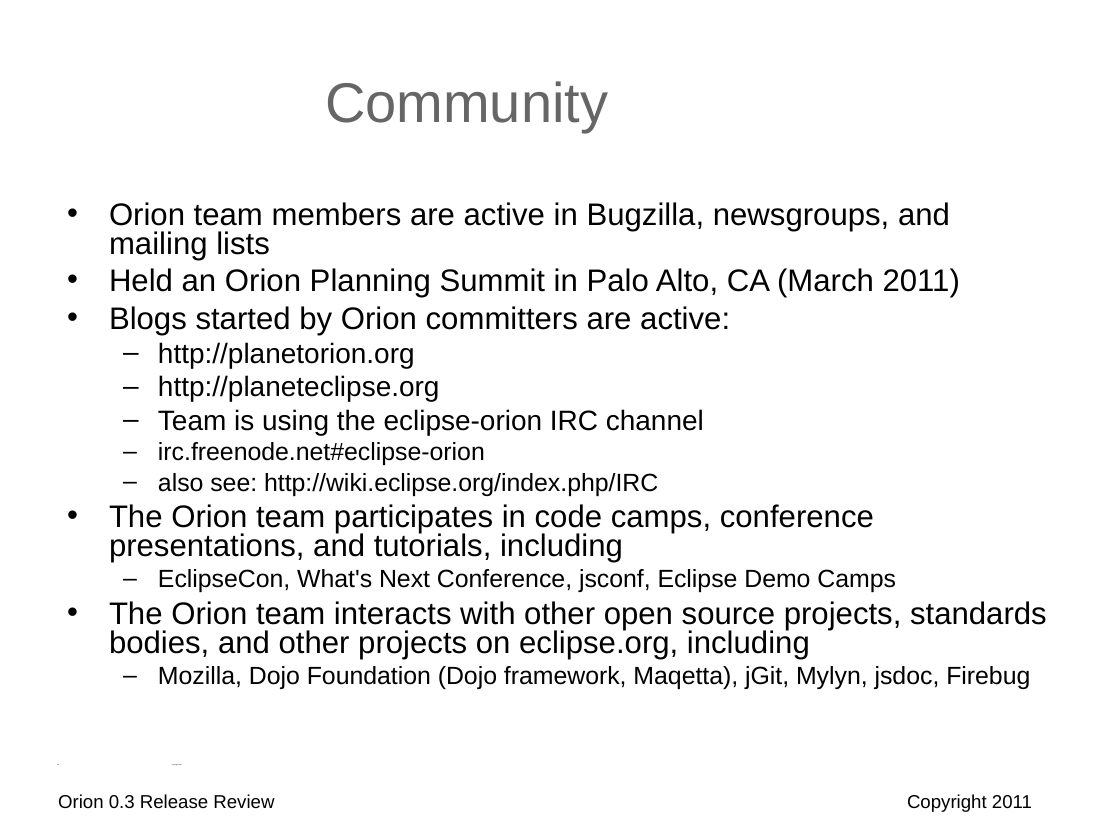
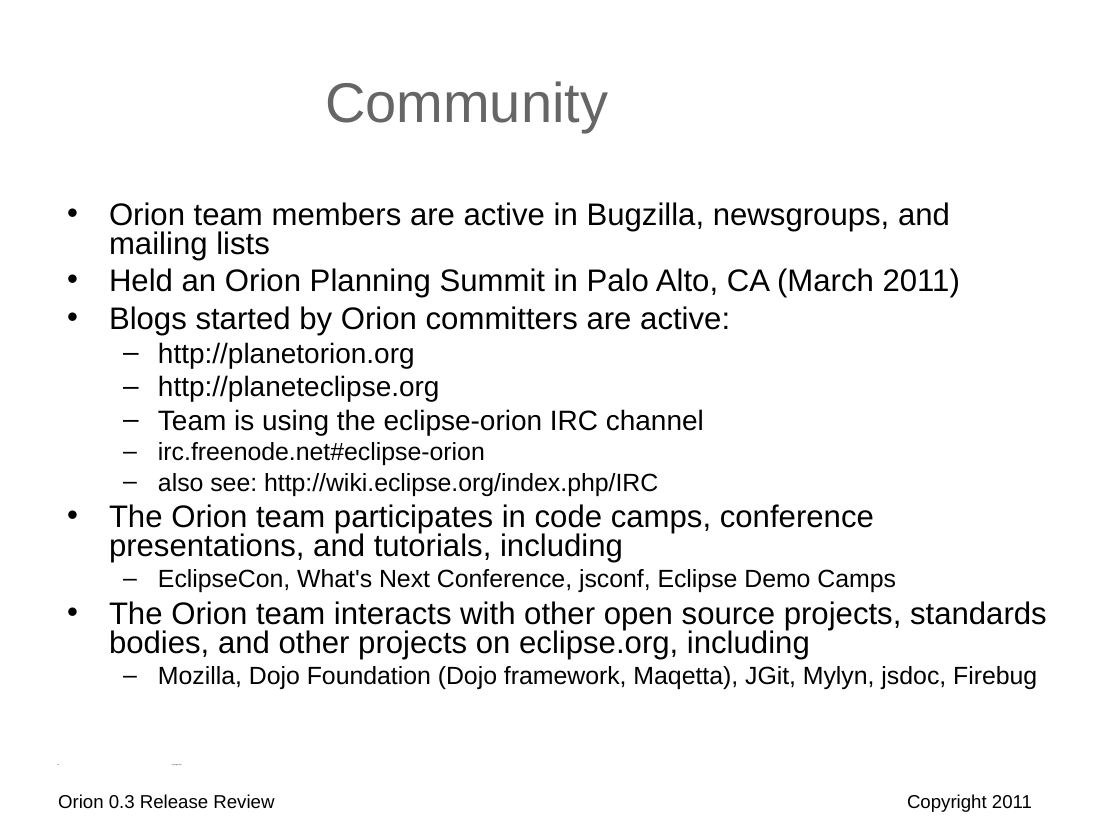
Before and after one commit to eclipse-platform/www.eclipse.org-eclipse-news, a slide deck: slide 16 of orion/reviews/orion-0-3-release-review.odp. Drawn at 1120x840 pixels with LibreOffice and Linux fonts; fonts in the diff are those of the drawing; background and template pictures are left out. Boxes give left, top, right and bottom in pixels: in the first picture for what was removed or moved away, otherwise in the second. Text is boxed around its words. In the diff, an @@ line names an element or a change of style, - is before the commit and + after.

```diff
--- a/orion/reviews/orion-0-3-release-review.odp
+++ b/orion/reviews/orion-0-3-release-review.odp
@@ text at [158, 666, 1037, 689]: text changed @@
-  – Mozilla, Dojo Foundation (Dojo framework, Maqetta), jGit, Mylyn, jsdoc, Firebug
+  – Mozilla, Dojo Foundation (Dojo framework, Maqetta), JGit, Mylyn, jsdoc, Firebug
```
Also in this commit, not shown: 8 other slides changed, 1 other file.
